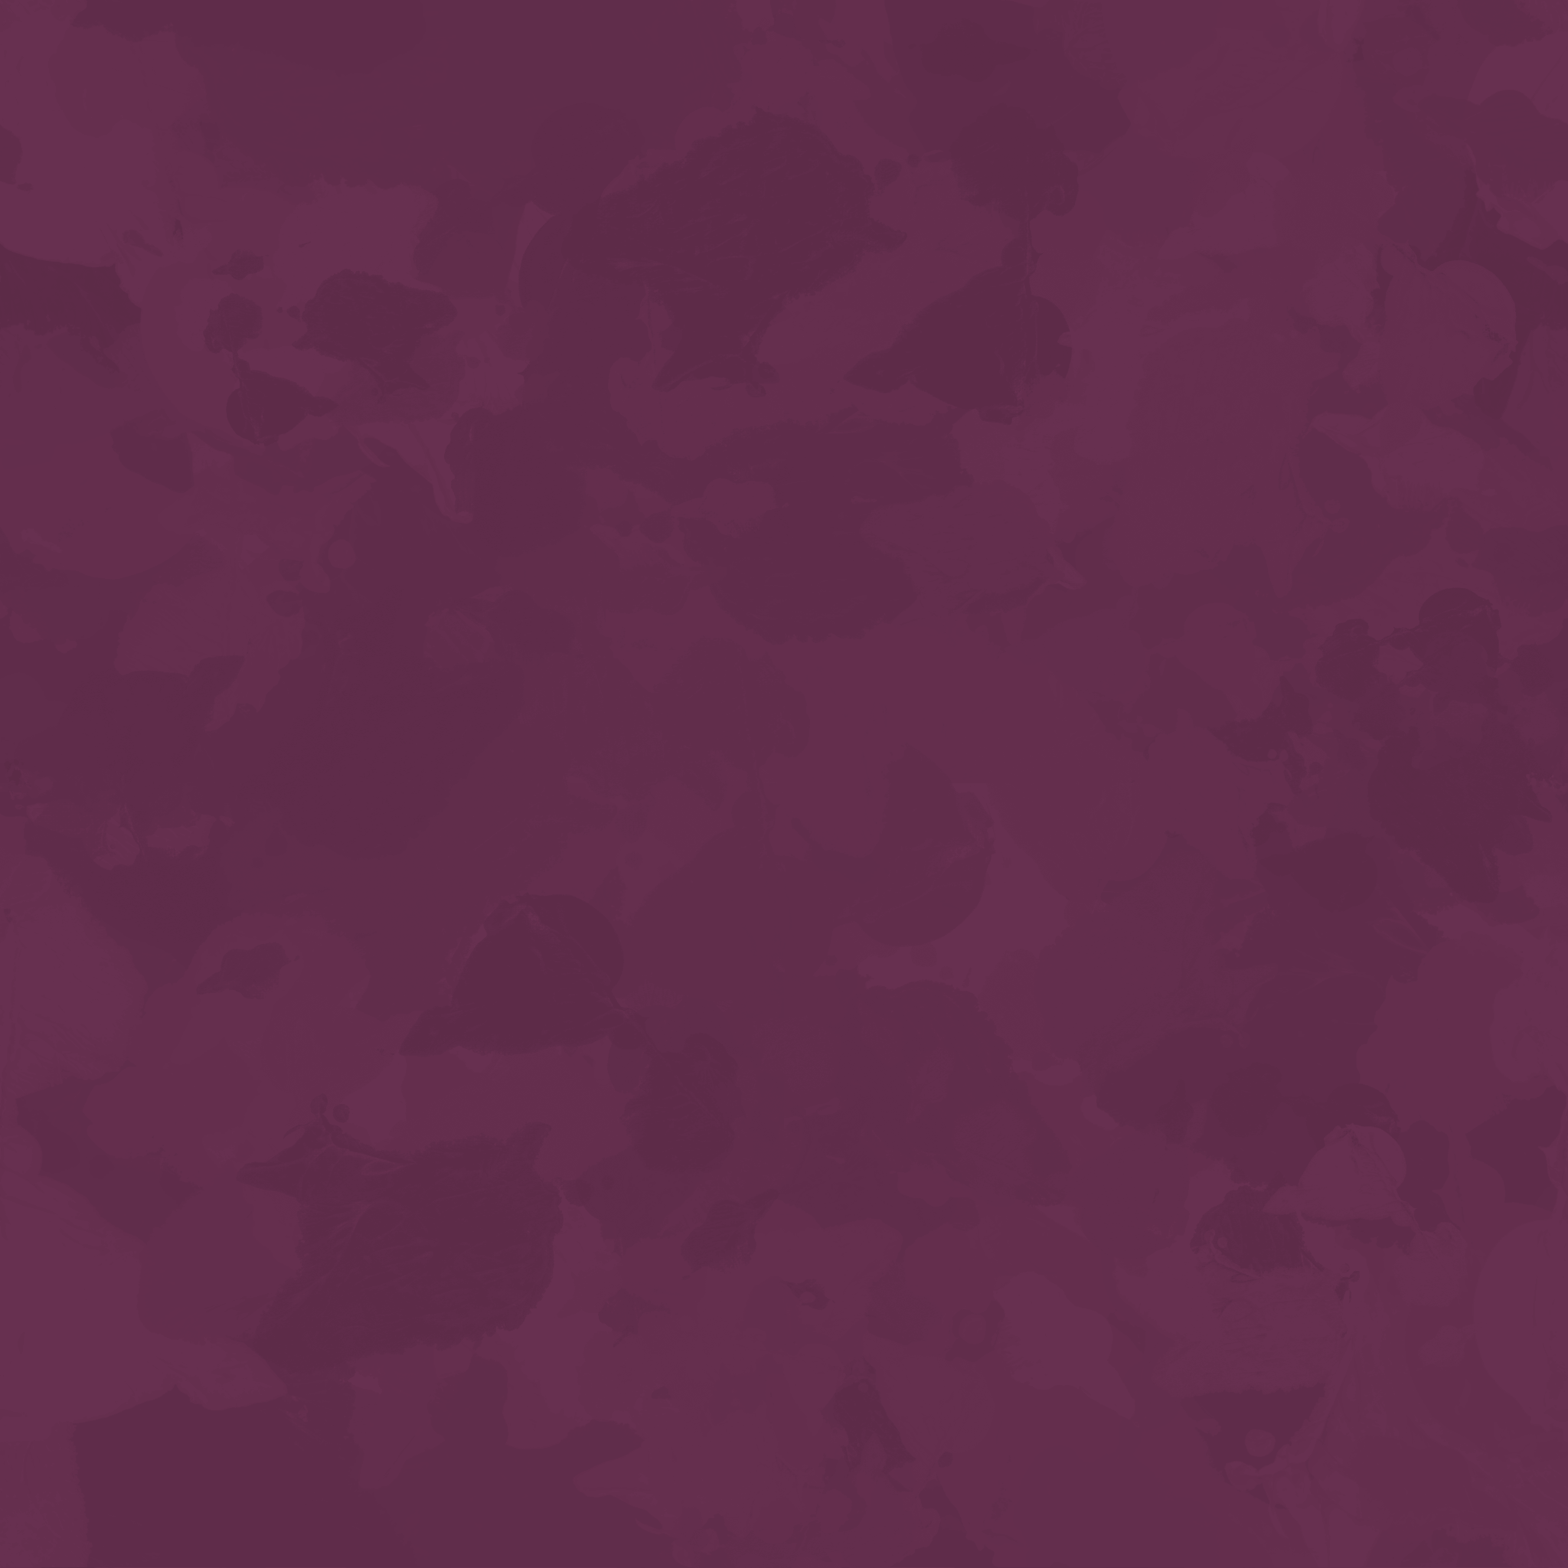
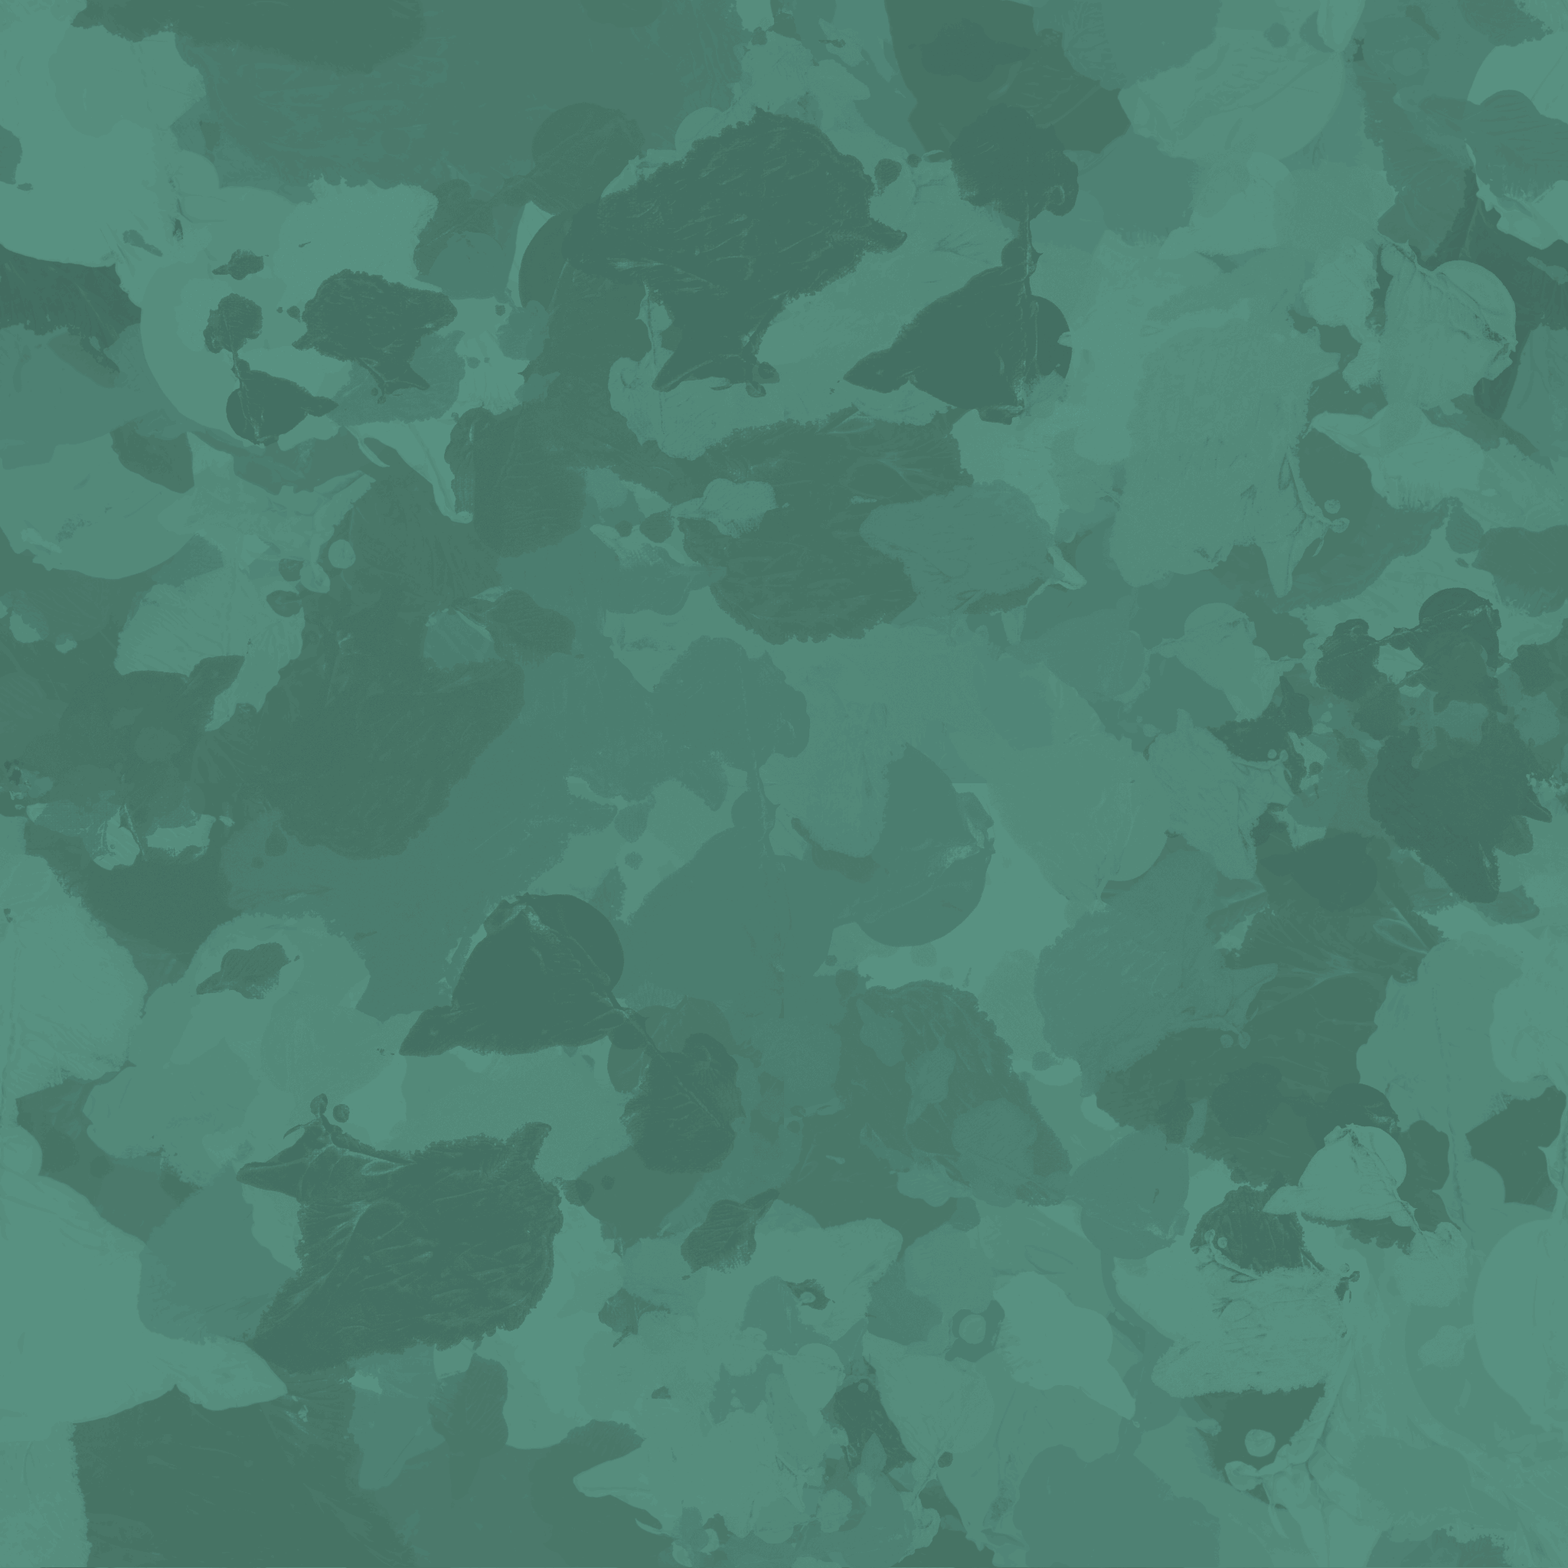
Layers edited between the first and the second 1568 x 1568 image:
pixels changed over [0, 0, 1568, 1568] (layer not identified)